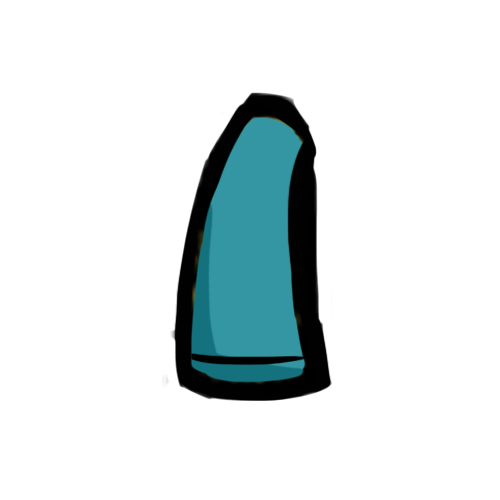
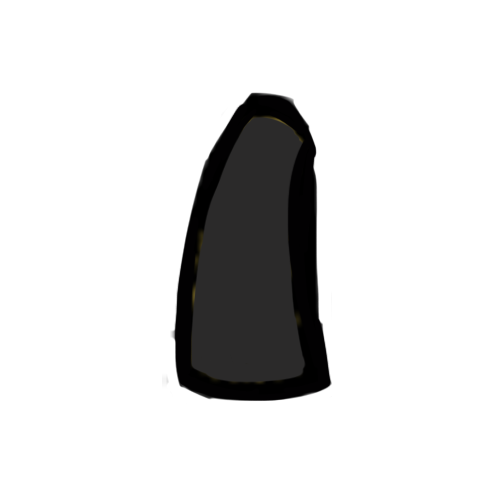
Revision of a layered 500×500 image; what changed, layer by layer:
added layer "Layer 4" above "Layer 3" over left=191, top=116, right=306, bottom=383
